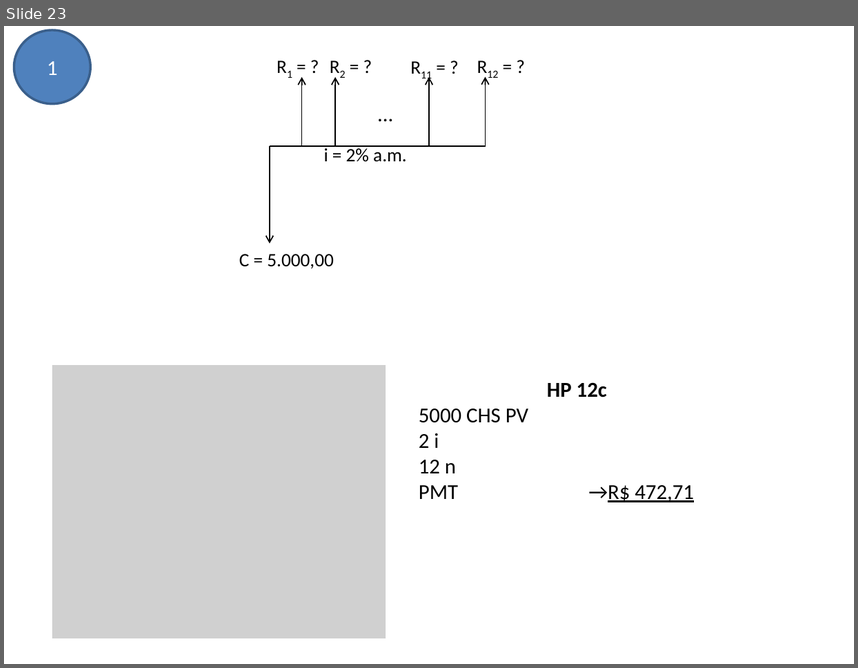
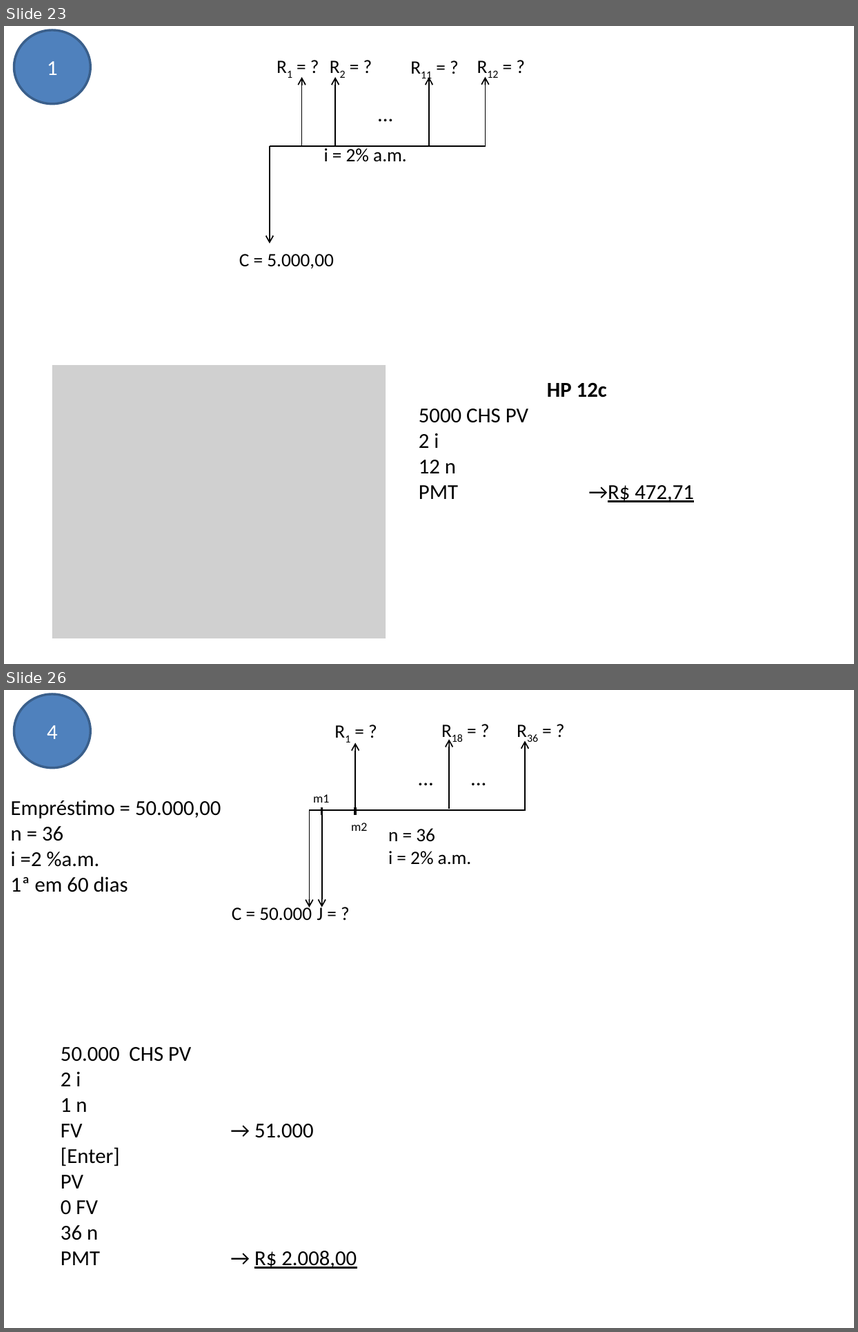
Before and after one commit to avelinoferreiragf/avelino, a slide deck: Gestao Estrategica TI/06 - Análise de Viabilidade de Projetos/Exercícios.pptx. Shown one above the other, each under a label of ours: slide 23 before the commit, slides 23 and 26 after it; the slides between them are not shown. The pictures are 858x668 and 858x1332 pixels, drawn with LibreOffice and Linux fonts; fonts in the diff are those of the drawing; grey boxes stand for pictures. Boxes give left, top, right and bottom in pixels: in the first picture for what was removed or moved away, otherwise in the second. Text is boxed around its words. In the diff, an @@ line names an element or a change of style, - is before the commit and + after.

```diff
--- a/Gestao Estrategica TI/06 - Análise de Viabilidade de Projetos/Exercícios.pptx
+++ b/Gestao Estrategica TI/06 - Análise de Viabilidade de Projetos/Exercícios.pptx
@@ slide 26 added at (4,690,854,1328), background #FFFFFF @@
@@ ellipse added at (14,694,91,768), fill #4F81BD, outline #3A5F8C 2 pt, 18 pt, text #FFFFFF @@
+4
@@ text added at (326,716,388,747), 16 pt, text #000000 @@
+R1 = ?
@@ text added at (433,715,500,746), 16 pt, text #000000 @@
+R18 = ?
@@ text added at (508,715,575,746), 16 pt, text #000000 @@
+R36 = ?
@@ arrow added from (355, 812) to (355, 742), #000000 1 pt @@
@@ arrow added from (450, 808) to (450, 739), #000000 1 pt @@
@@ arrow added from (525, 810) to (525, 741), #000000 1 pt @@
@@ text added at (410,760,443,795), 18 pt, text #000000 @@
+...
@@ text added at (462,760,495,795), 18 pt, text #000000 @@
+...
@@ text added at (11,800,221,892), 18 pt, text #000000 @@
+Empréstimo = 50.000,00
+n = 36
+i =2 %a.m.
+1ª em 60 dias
@@ arrow added from (309, 810) to (309, 907), #000000 1 pt @@
@@ line added from (309, 810) to (526, 810), #000000 1 pt @@
@@ text added at (313,794,329,802), 10.5 pt, text #000000 @@
+m1
@@ line added from (322, 807) to (322, 815), #000000 2 pt @@
@@ arrow added from (322, 810) to (322, 907), #000000 1 pt @@
@@ line added from (355, 807) to (355, 815), #000000 2 pt @@
@@ text added at (351,822,367,831), 10.5 pt, text #000000 @@
+m2
@@ text added at (388,828,472,865), 16 pt, text #000000 @@
+n = 36
+i = 2% a.m.
@@ text added at (232,904,312,920), 16 pt, text #000000 @@
+C = 50.000
@@ text added at (317,904,323,920), 16 pt, text #000000 @@
+J = ?
@@ text added at (61,1047,357,1268), 18 pt, text #000000 @@
+50.000 CHS PV
+2 i
+1 n
+FV → 51.000
+[Enter]
+PV
+0 FV
+36 n
+PMT → R$ 2.008,00
```
Also in this commit, not shown: 13 other slides added.
